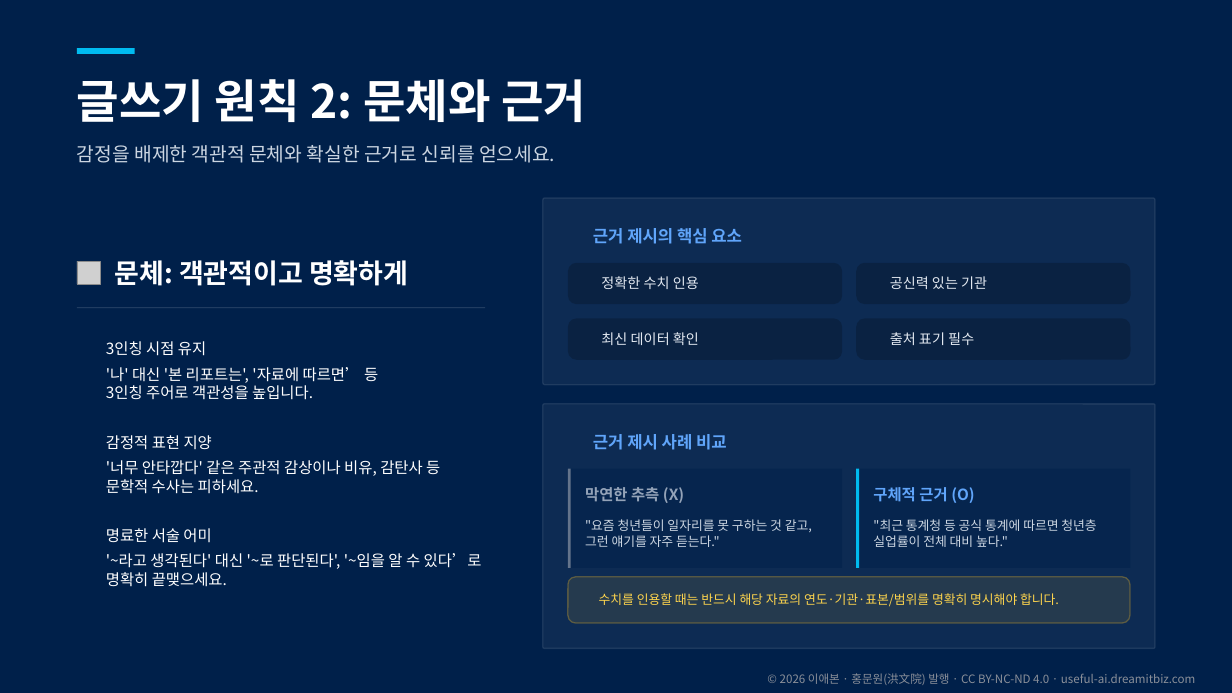
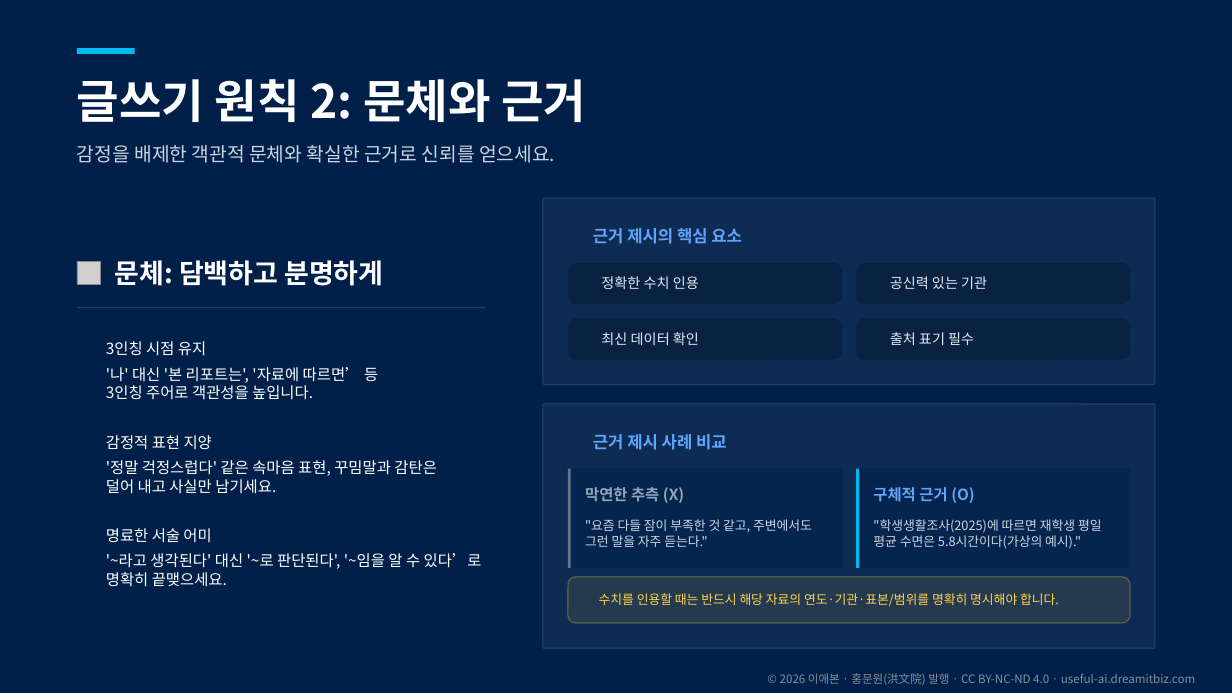
Before and after one commit to aebonlee/materials, a slide deck: slide 13 of library/b06-report-writing/b06-report-writing.pptx. Drawn at 1232x693 pixels with LibreOffice and Linux fonts; fonts in the diff are those of the drawing; grey boxes stand for pictures; background and template pictures are left out. Boxes give left, top, right and bottom in pixels: in the first picture for what was removed or moved away, otherwise in the second. Text is boxed around its words. In the diff, an @@ line names an element or a change of style, - is before the commit and + after.

```diff
--- a/library/b06-report-writing/b06-report-writing.pptx
+++ b/library/b06-report-writing/b06-report-writing.pptx
@@ text at (115,260,383,286): text changed @@
-문체: 객관적이고 명확하게
+문체: 담백하고 분명하게
@@ text at (106,460,437,494): text changed @@
-'너무 안타깝다' 같은 주관적 감상이나 비유, 감탄사 등
-문학적 수사는 피하세요.
+'정말 걱정스럽다' 같은 속마음 표현, 꾸밈말과 감탄은
+덜어 내고 사실만 남기세요.
@@ text at (585,519,812,547): text changed @@
-"요즘 청년들이 일자리를 못 구하는 것 같고, 그런 얘기를 자주 듣는다."
+"요즘 다들 잠이 부족한 것 같고, 주변에서도 그런 말을 자주 듣는다."
@@ text at (873,519,1102,549): text changed @@
-"최근 통계청 등 공식 통계에 따르면 청년층 실업률이 전체 대비 높다."
+"학생생활조사(2025)에 따르면 재학생 평일 평균 수면은 5.8시간이다(가상의 예시)."
```
Also in this commit, not shown: 18 other slides changed, 44 other files.
